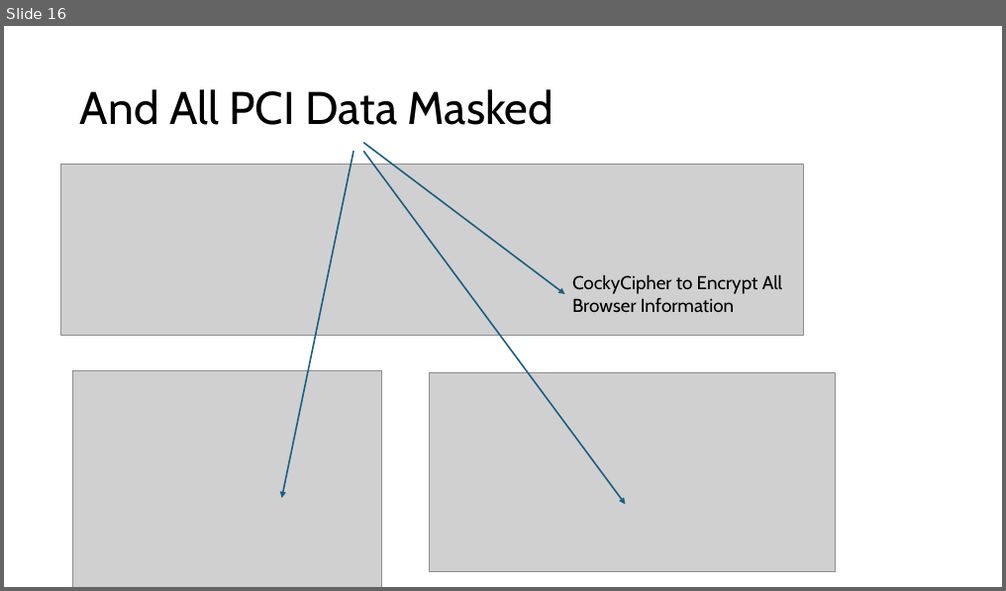
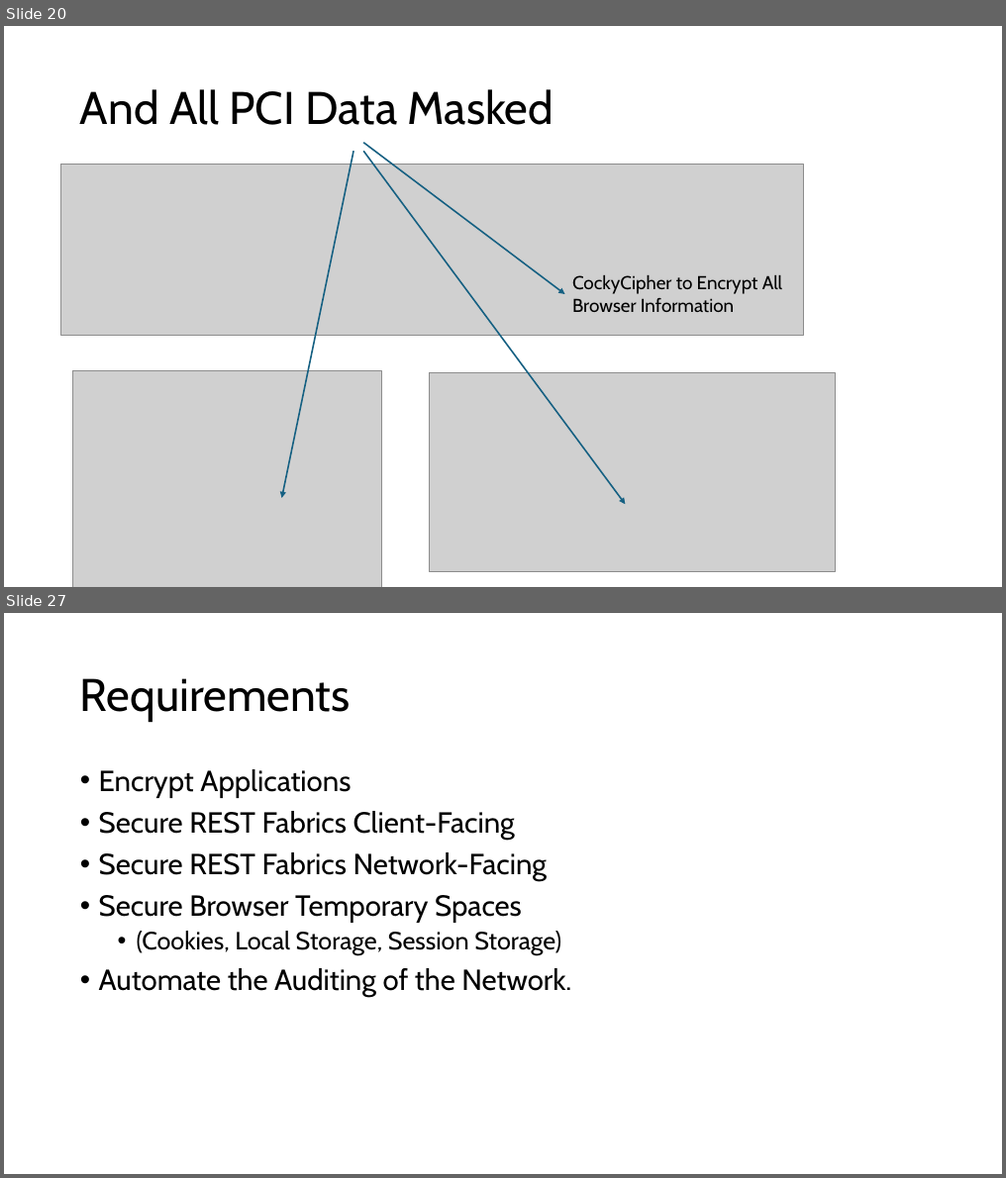
Before and after one commit to jssg33/analyticsgen4, a slide deck: sprint2/Cocky Cipher Overview.pptx. Shown one above the other, each under a label of ours: slide 16 before the commit, slides 20 and 27 after it; the slides between them are not shown. The pictures are 1006x591 and 1006x1178 pixels, drawn with LibreOffice and Linux fonts; fonts in the diff are those of the drawing; grey boxes stand for pictures. Boxes give left, top, right and bottom in pixels: in the first picture for what was removed or moved away, otherwise in the second. Text is boxed around its words. In the diff, an @@ line names an element or a change of style, - is before the commit and + after.

```diff
--- a/sprint2/Cocky Cipher Overview.pptx
+++ b/sprint2/Cocky Cipher Overview.pptx
@@ slide 27 added at (x1=4, y1=613, x2=1002, y2=1174), background #FFFFFF @@
@@ title added at (x1=80, y1=678, x2=350, y2=722), 44 pt, text #000000 @@
+Requirements
@@ text added at (x1=99, y1=769, x2=571, y2=997), 28 pt, text #000000 @@
+• Encrypt Applications
+• Secure REST Fabrics Client-Facing
+• Secure REST Fabrics Network-Facing
+• Secure Browser Temporary Spaces
+  • (Cookies, Local Storage, Session Storage)
+• Automate the Auditing of the Network.
@@ what was slide 16 is now slide 20 @@
```
Also in this commit, not shown: 2 slides changed, 10 other slides added, 1 other file.
